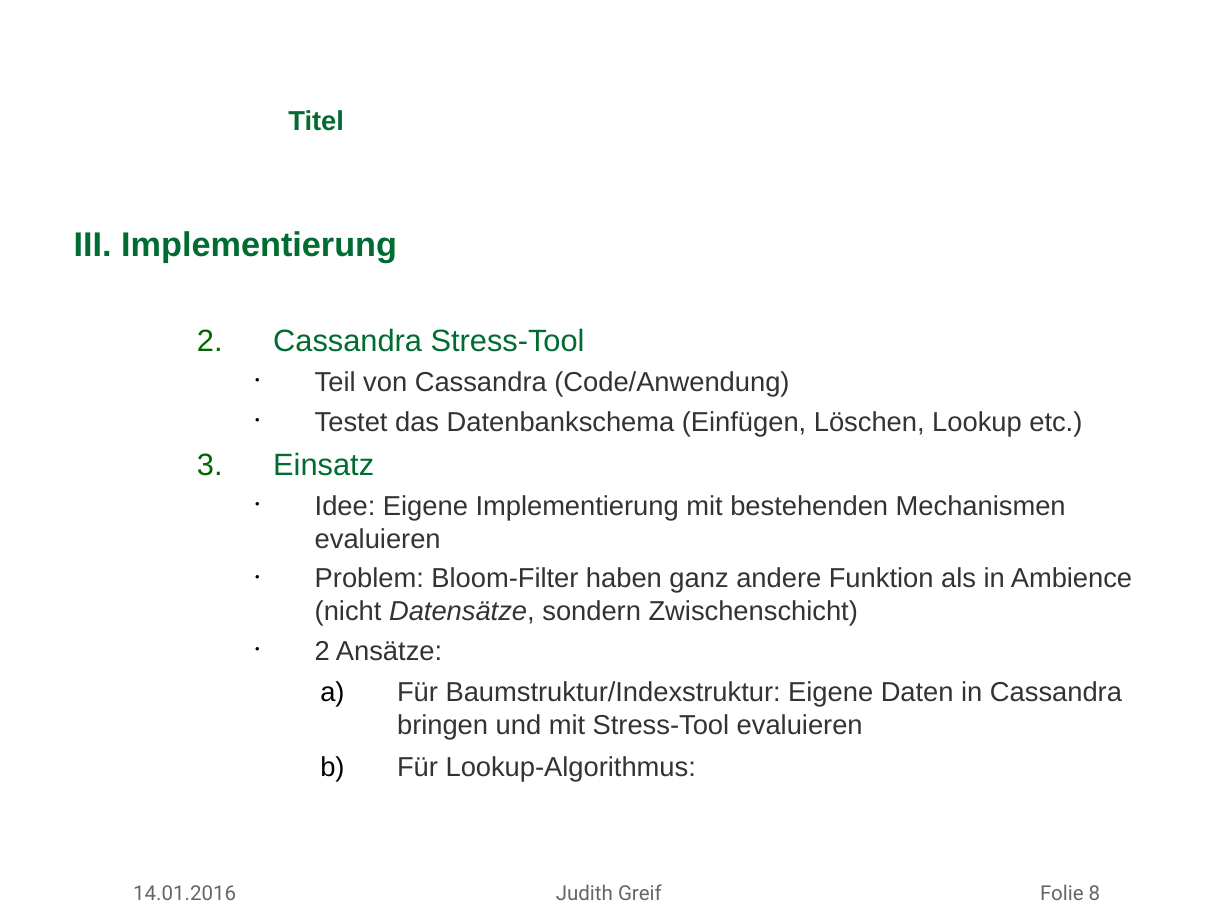
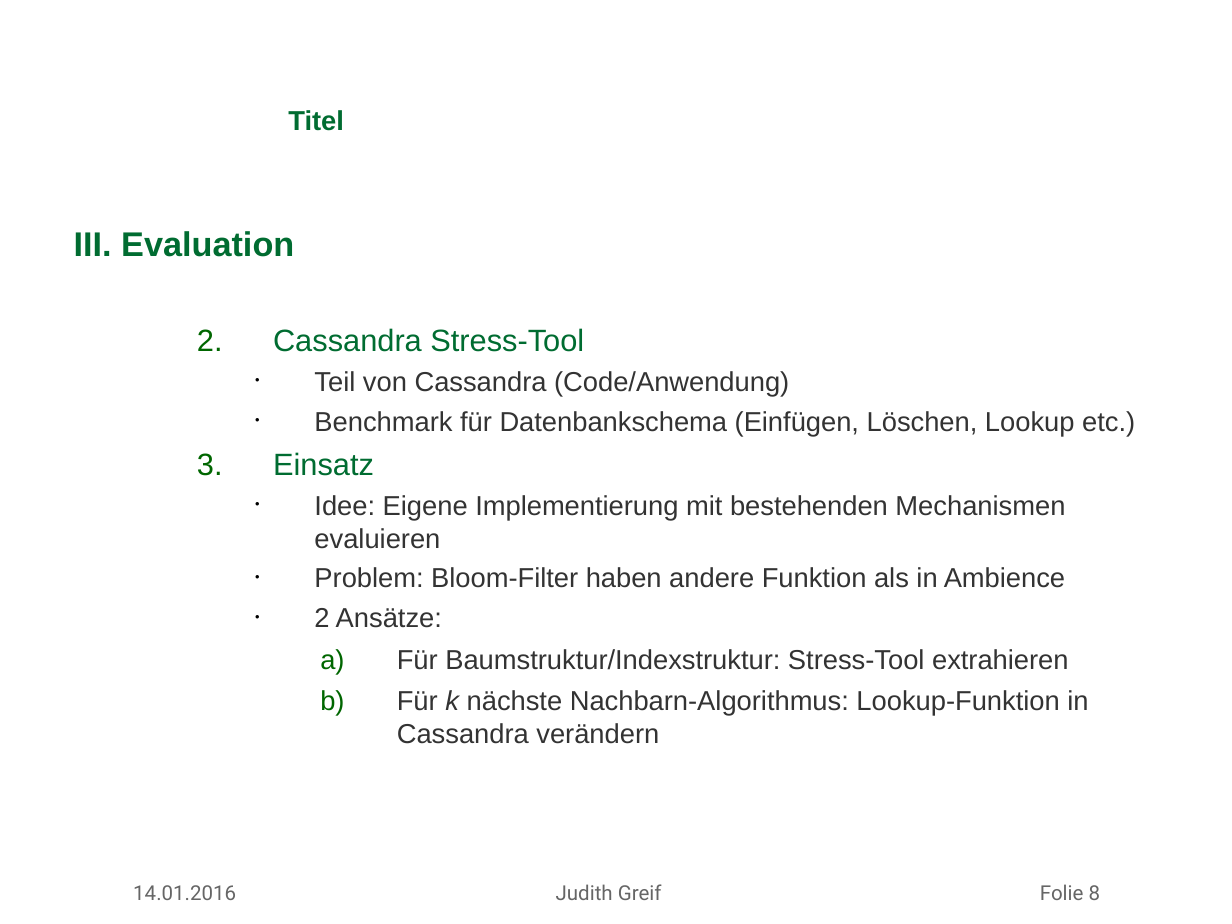
Before and after one commit to missgreenwood/masterarbeit, a slide deck: slide 8 of mdsg_latex_10062012/slides/antrittsvortrag_greif.ppt. Drawn at 1232x924 pixels with LibreOffice and Linux fonts; fonts in the diff are those of the drawing; background and template pictures are left out. Boxes give left, top, right and bottom in pixels: in the first picture for what was removed or moved away, otherwise in the second. Text is boxed around its words. In the diff, an @@ line names an element or a change of style, - is before the commit and + after.

Commit message:
Update presentation (cassandra, Bloom filters)

```diff
--- a/mdsg_latex_10062012/slides/antrittsvortrag_greif.ppt
+++ b/mdsg_latex_10062012/slides/antrittsvortrag_greif.ppt
@@ text at [74, 231, 294, 257]: text changed @@
-III. Implementierung
+III. Evaluation
@@ text at [314, 371, 1065, 628]: indent changed @@
@@ text at [314, 411, 1135, 436]: text changed @@
-    • Testet das Datenbankschema (Einfügen, Löschen, Lookup etc.)
+    • Benchmark für Datenbankschema (Einfügen, Löschen, Lookup etc.)
@@ text at [314, 567, 1065, 588]: text changed @@
-    • Problem: Bloom-Filter haben ganz andere Funktion als in Ambience (nicht Datensätze, sondern Zwischenschicht)
+    • Problem: Bloom-Filter haben andere Funktion als in Ambience
@@ text at [397, 649, 1088, 744]: text changed @@
-a) Für Baumstruktur/Indexstruktur: Eigene Daten in Cassandra bringen und mit Stress-Tool evaluieren
-b) Für Lookup-Algorithmus:
+a) Für Baumstruktur/Indexstruktur: Stress-Tool extrahieren
+b) Für k nächste Nachbarn-Algorithmus: Lookup-Funktion in Cassandra verändern
```
Also in this commit, not shown: 5 other slides changed, 1 slide added, 3 other files.
